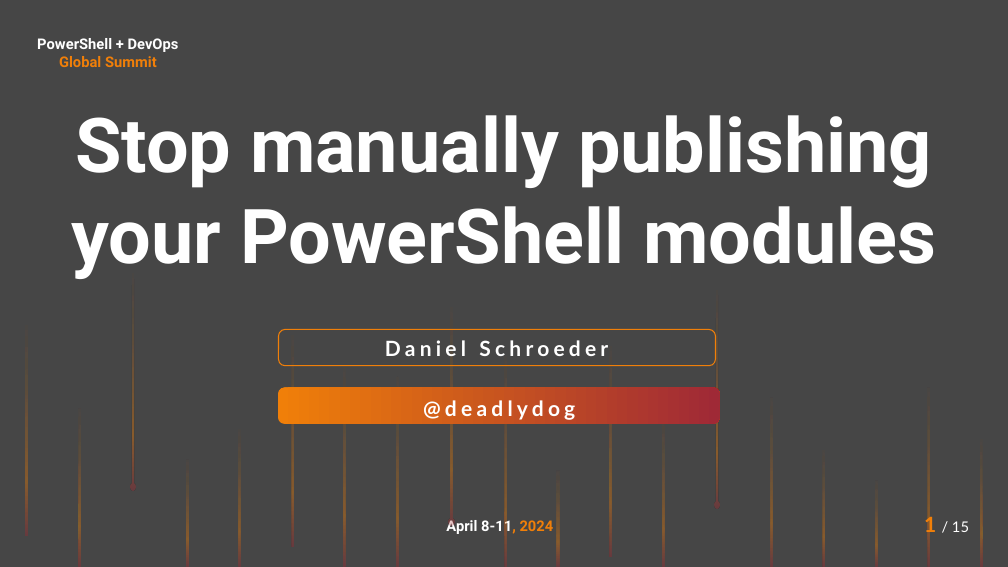
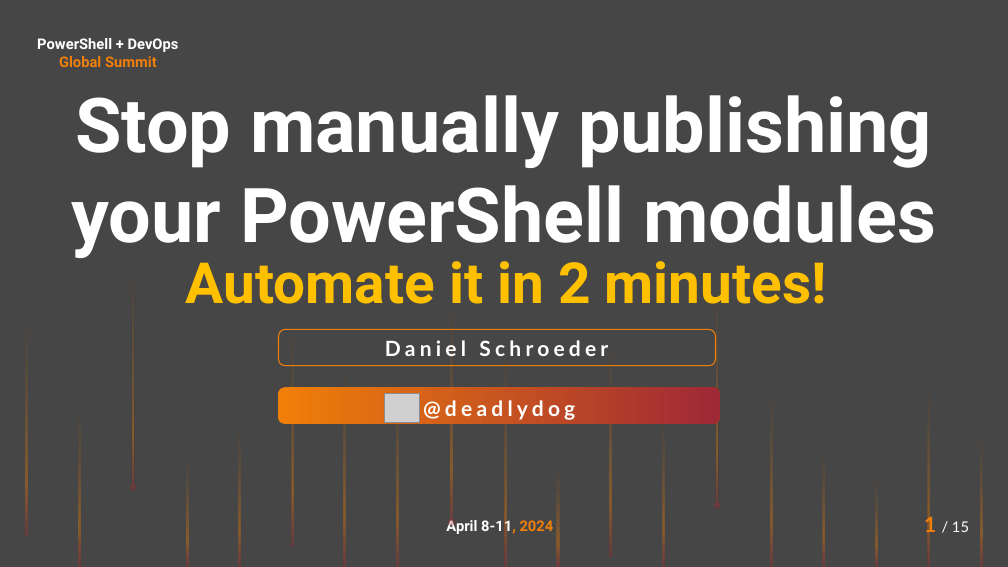
Before and after one commit to deadlydog/Presentation.StopManuallyPublishingYourPowerShellModules, a slide deck: slide 1 of src/Stop manually publishing your PowerShell modules.pptx. Drawn at 1008x567 pixels with LibreOffice and Linux fonts; fonts in the diff are those of the drawing; grey boxes stand for pictures; background and template pictures are left out. Boxes give left, top, right and bottom in pixels: in the first picture for what was removed or moved away, otherwise in the second. Text is boxed around its words. In the diff, an @@ line names an element or a change of style, - is before the commit and + after.

Commit message:
- Updated presentation heading
- Increased font size for all slides from 28 to 32
- Added social network handles
- Added blog screenshots slide
- Added Agenda and first couple slides on why use modules

```diff
--- a/src/Stop manually publishing your PowerShell modules.pptx
+++ b/src/Stop manually publishing your PowerShell modules.pptx
@@ text "Stop manually publishing your PowerShell ...": place and size @@
-text "Stop manually publishing your PowerShell ..." at <box>71,115,936,279</box>
+text "Stop manually publishing your PowerShell ..." at <box>71,95,936,258</box>
@@ text added at <box>186,261,827,304</box>, 54 pt, text #FFC000, bold @@
+Automate it in 2 minutes!
@@ picture added at <box>385,393,420,422</box> @@
```
Also in this commit, not shown: 1 other slide changed, 8 slides added, 2 slides removed.
